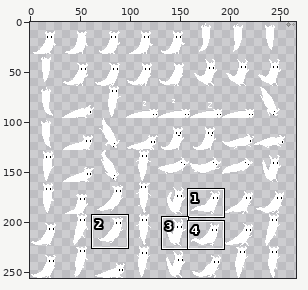
A sprite sheet gets an edit: main/data/sprites (testing only).png. The first picture is a wide view before the edit; the outline marks the close-up.
Close-up. Earlier state:
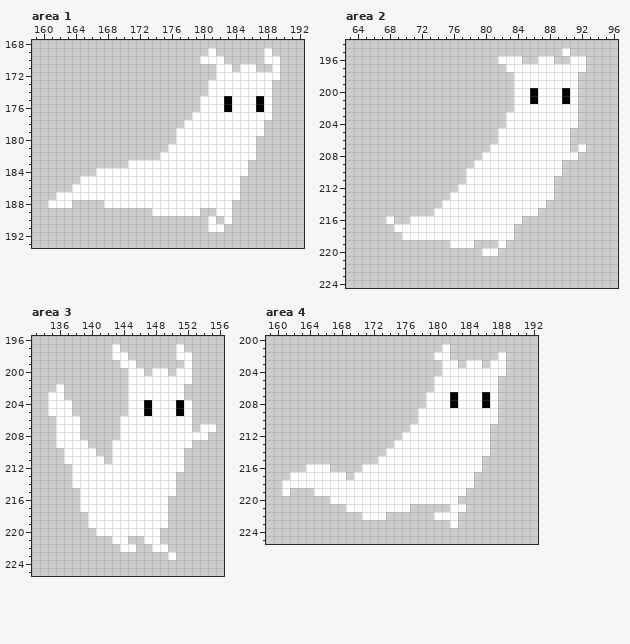
The file is 266x256 pixels. Shown: area 1: x 159..192, y 168..193; area 2: x 63..96, y 194..224; area 3: x 133..156, y 196..225; area 4: x 159..192, y 200..225. The commit also changed other parts of the picture, which this record leaves out.
The result:
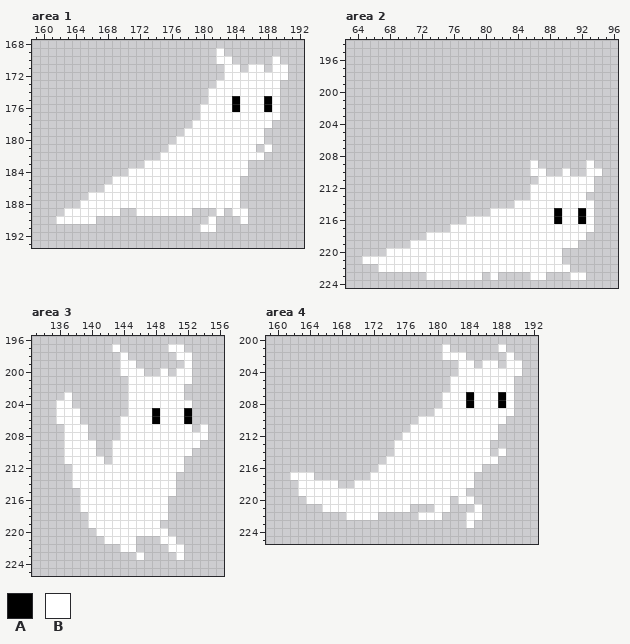
Palette (. is transparent): A #000000  B #ffffff
From old to new:
Changed rows in their new state; - is an unchanged pixel.
Area 1:
first column x 161:
169 --------------------.B-----.--
170 -------------------..-B----.--
171 ---------------------.-B.-B--B
172 ---------------------.-------B
173 --------------------.-------B-
174 ----------------------------B-
175 -------------------.--BA--BAB-
176 ----------------------BA--BAB-
177 ------------------.---------B-
178 -----------------.---------B--
179 ----------------.-------------
180 --------------------------B---
181 ---------------------------B--
182 --------------------------B---
183 ----------..------------------
184 ------....--------------------
185 ----....----------------------
186 ---....-----------------------
187 -....-------------------------
188 ...-BBB----------------B------
189 --BBBBBBB--BB-----.---.BB-----
190 -BBBBB----------------.-B-----
191 -------------------B-.--------
Area 2:
first column x 65:
195 -------------------------.----
196 -----------------...--..--..--
197 ------------------..........--
198 -------------------........---
199 -------------------........---
200 -------------------........---
201 -------------------........---
202 -------------------........---
203 ------------------.........---
204 ------------------.........---
205 -----------------.........----
206 -----------------.........----
207 ----------------..........-.--
208 ---------------............---
209 --------------.......-...---B-
210 -------------........--..B--BB
211 -------------.........--BBBBB-
212 ------------.........---BBBBB-
213 -----------..........---BBBB--
214 ----------.........----BBBBBB-
215 ---------.......------BBABBAB-
216 ---.--.......-------BBBBABBAB-
217 ----.......--------BBBBBBBBBB-
218 -----...-----------BBBBBBBBB--
219 ------BBBBB---BBB-BBBBBBBBB---
220 ---BBBBBBBBBBBB--BBBBBBBB-----
221 BBBBBBBBBBBBBBBBBBBBBBBBB-----
222 --BBBBBBBBBBBBBBBBBBBBBBBB----
223 --------BBBBBBB-B----BB---BB--
Area 3:
first column x 135:
197 ---------------B-----
198 --------.------------
200 ---------B---.-------
202 -.-------------------
203 ..B------------------
204 .-----------B---B----
205 .--B--------BA--BA---
206 -------------A---A---
207 -.--B---------------.
208 -.--B----------------
209 -.---B------------B--
210 -----------------B---
first column x 142:
219 -------.--
220 -------B--
221 B--B-..BB-
222 ------..BB
223 ----B---.B
Area 4:
first column x 161:
201 ---------------------------B--
202 -------------------.-BB----.B-
203 --------------------..B-.B-.BB
204 --------------------..------BB
205 -------------------..------BB-
206 -------------------..------BB-
207 ------------------..-B-A-B-AB-
208 ------------------..-B-A-B-AB-
209 -----------------..--------BB-
210 ---------------------------B--
211 --------------------------B---
212 --------------------------B---
214 -------------.-------------B--
215 ------------.------------BB---
216 ---...----..------------------
217 ----....-..-------------------
218 ..-----..---------------------
219 .-BB--------------------------
220 ---BBB---------------.BB------
221 -----BBB-----------BB..-B-----
222 --------BB--.----BB-..-BB-----
223 ---------------------.-B------
